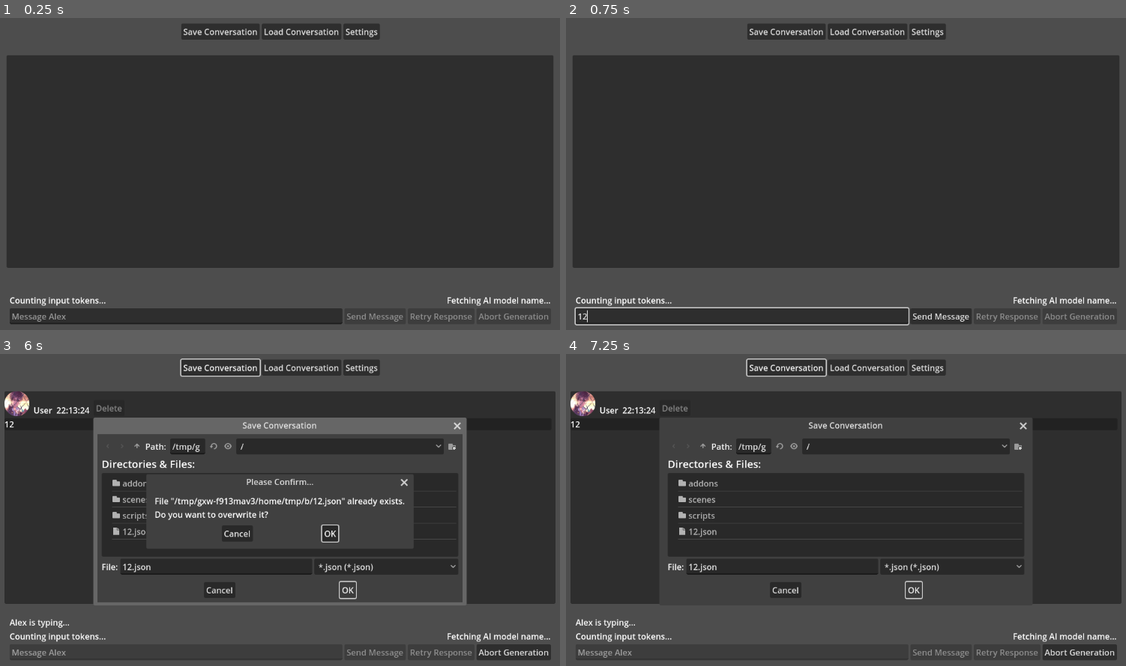
Above: before the commit, frames 1-4 (two rows, left to right).
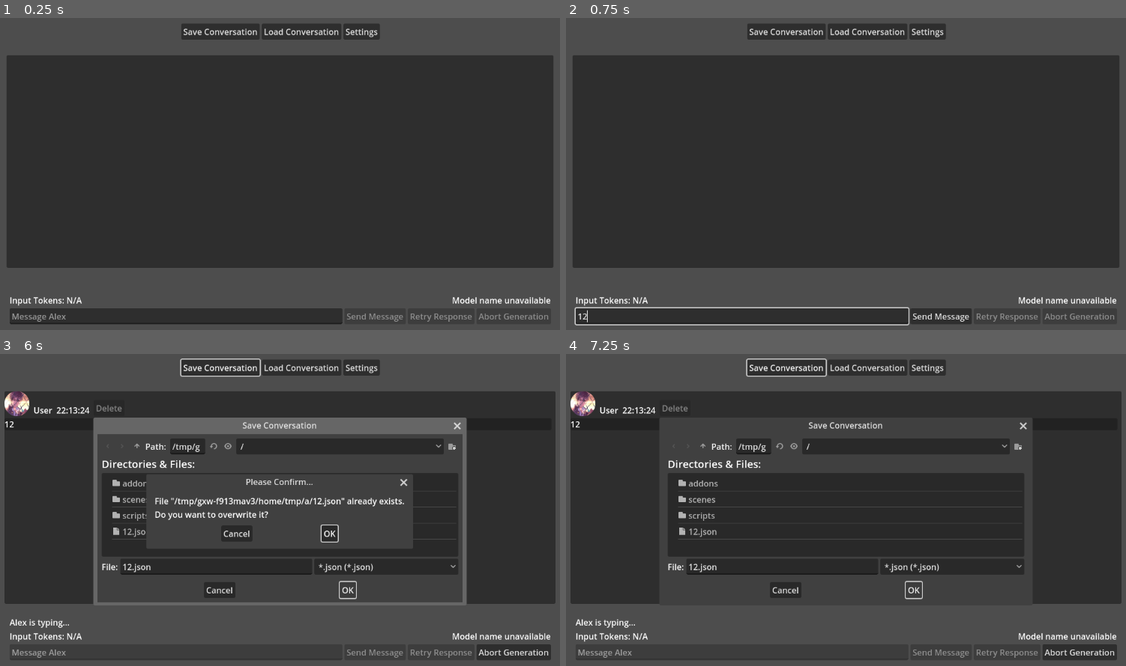
Above: after the commit, the same moments.

Repository: TheSiriusSystem/KoboldAI-Frontend
Game: Godot game, scene res://scenes/application.tscn
Same seed, same stepped clock (60 frames per second), same inputs: the game is played once before the commit and once after it.
Inputs (mouse positions are in pixels of both pictures, inside the frame that each line leads up to):
- Up to frame 1 (0.25 s): no input
- Up to frame 2 (0.75 s): click (739, 317) at 0.52 s; type "12" at 0.6 s
- Up to frame 3 (6 s): click "Send Message" at 1.25 s; click "Abort Generation" at 2 s; click "Abort Generation" at 2.75 s; click "Abort Generation" at 3.5 s; click "Save Conversation" at 4.25 s; click (218, 566) at 5.02 s; type "12" at 5.1 s; click "OK" at 5.75 s
- Up to frame 4 (7.25 s): click "OK" at 6.5 s

The runs differ from the first frame. In frame 1, 0.5% of the frame differs, in the area x 1-99%, y 89-93%; in frame 2, 0.5%; in frame 3, 0.9%, in the area x 1-99%, y 40-93%; in frame 4, 0.5%.
Error before the commit: Cannot call method 'request' on a null value. (res://scripts/ui/ai_model_name.gd:10)

Commit message:
Update HTTPRequest names

Diff:
--- a/scripts/application.gd
+++ b/scripts/application.gd
@@ -19,10 +19,10 @@
 @onready var send_message_button: Button = %SendMessageButton
 @onready var retry_response_button: Button = %RetryResponseButton
 @onready var abort_generation_button: Button = %AbortGenerationButton
-@onready var generate_ai_response_request: HTTPRequest = %GenerateAIResponse
-@onready var abort_ai_response_request: HTTPRequest = %AbortAIResponse
 @onready var save_chat_dialog: FileDialog = %SaveChatDialog
 @onready var load_chat_dialog: FileDialog = %LoadChatDialog
+@onready var generate_ai_response_request: HTTPRequest = %GenerateAIResponseRequest
+@onready var abort_ai_response_request: HTTPRequest = %AbortAIResponseRequest
 
 var _user_name: String = DEFAULT_USER_NAME
 var _messages: Array = DEFAULT_MESSAGES.duplicate()
--- a/scripts/ui/ai_model_name.gd
+++ b/scripts/ui/ai_model_name.gd
@@ -3,7 +3,7 @@
 
 const PLACEHOLDER_TEXT: String = "Running on %s"
 
-@onready var get_ai_model_request: HTTPRequest = %GetAIModel
+@onready var get_ai_model_request: HTTPRequest = %GetAIModelRequest
 
 
 func _ready() -> void:
--- a/scripts/ui/user_input_token_count.gd
+++ b/scripts/ui/user_input_token_count.gd
@@ -3,7 +3,7 @@
 
 const PLACEHOLDER_TEXT: String = "Input Tokens: %d"
 
-@onready var tokenize_user_input_request: HTTPRequest = %TokenizeUserInput
+@onready var tokenize_user_input_request: HTTPRequest = %TokenizeUserInputRequest
 
 
 func _on_message_edit_text_changed(new_text: String) -> void:
